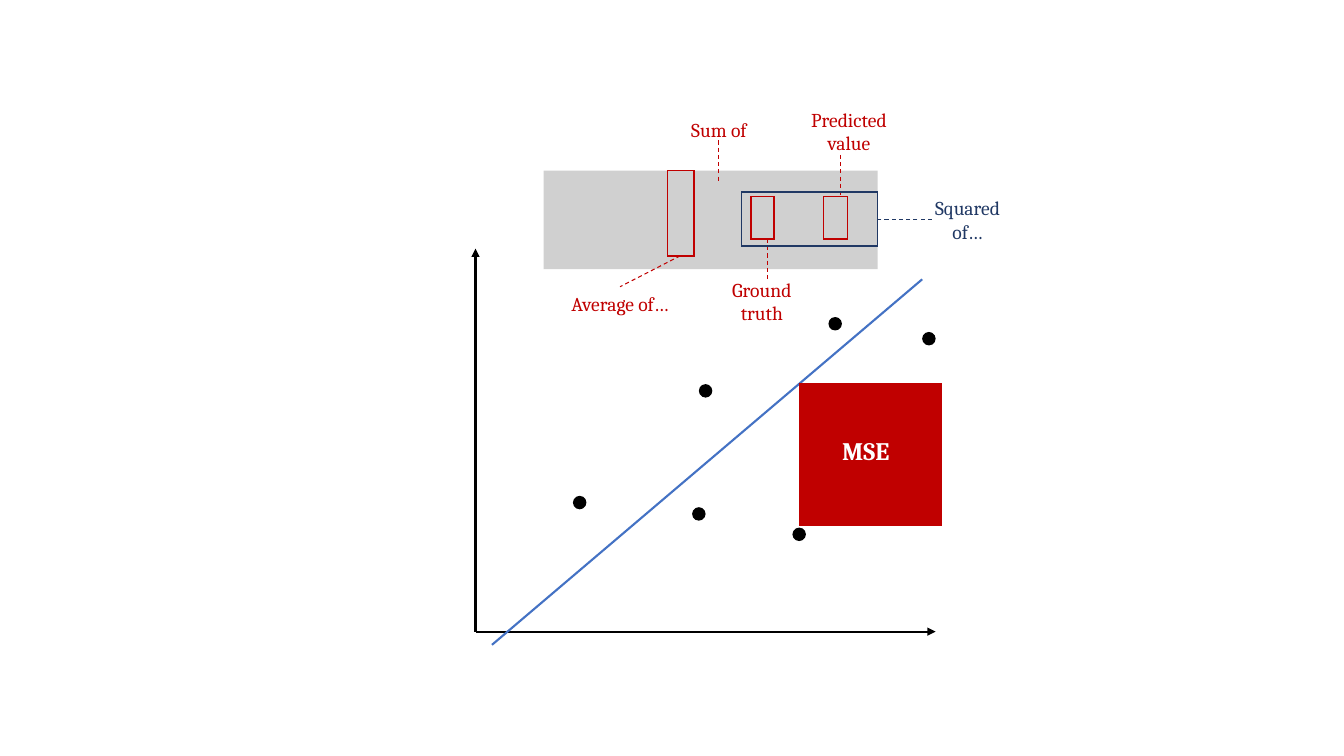
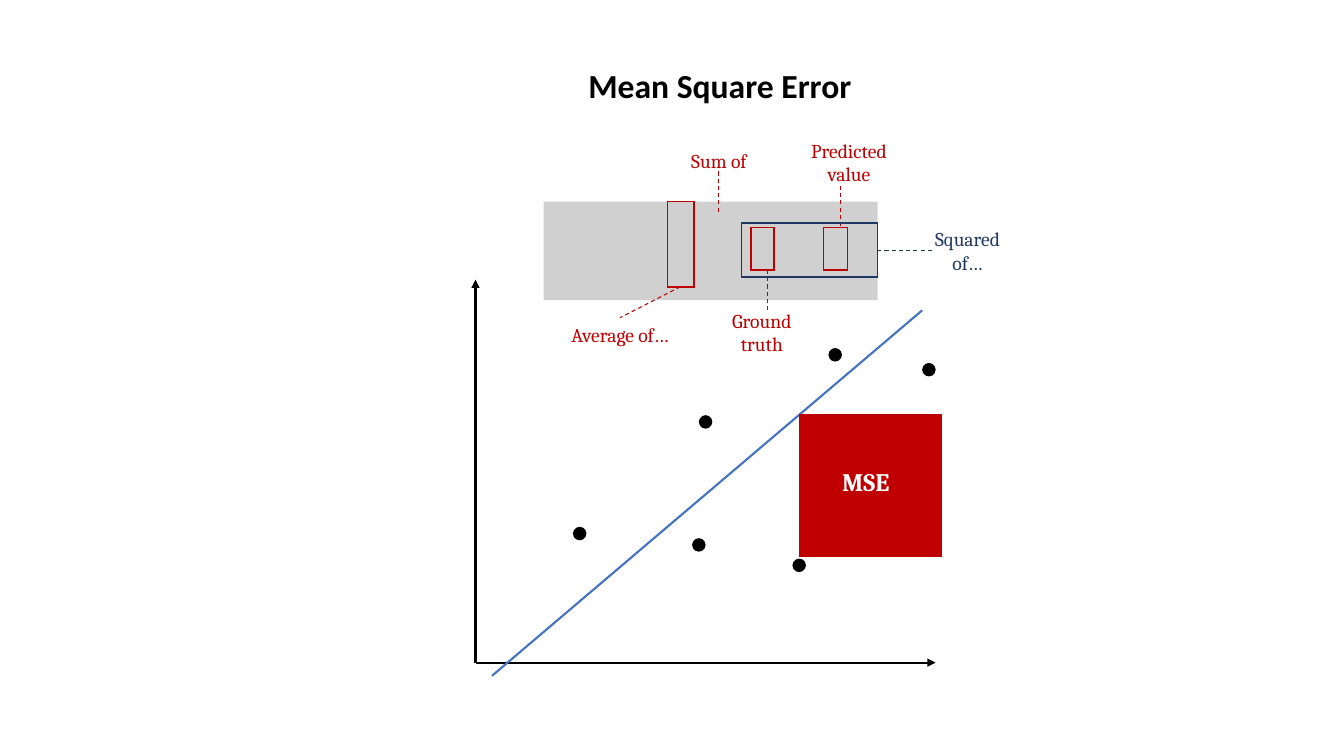
Before and after one commit to obifarin/machine-learning.ainotes, a slide deck: slide 7 of datasets/metrics/metrics_figures.pptx (slide 5 before the commit). Drawn at 1344x756 pixels with LibreOffice and Linux fonts; fonts in the diff are those of the drawing; grey boxes stand for pictures. Boxes give left, top, right and bottom in pixels: in the first picture for what was removed or moved away, otherwise in the second. Text is boxed around its words. In the diff, an @@ line names an element or a change of style, - is before the commit and + after.

```diff
--- a/datasets/metrics/metrics_figures.pptx
+++ b/datasets/metrics/metrics_figures.pptx
@@ text added at <box>588,76,851,104</box>, 24 pt, text #000000, bold @@
+Mean Square Error
@@ 6 texts, 6 lines, 6 ellipses, 5 rectangles, 2 arrows, 1 picture: place and size @@
-6 texts, 6 lines, 6 ellipses, 5 rectangles, 2 arrows, 1 picture at <box>476,113,1000,645</box>
+6 texts, 6 lines, 6 ellipses, 5 rectangles, 2 arrows, 1 picture at <box>476,144,1000,677</box>
```
Also in this commit, not shown: 1 other slide changed, 2 slides added, 10 other files.
